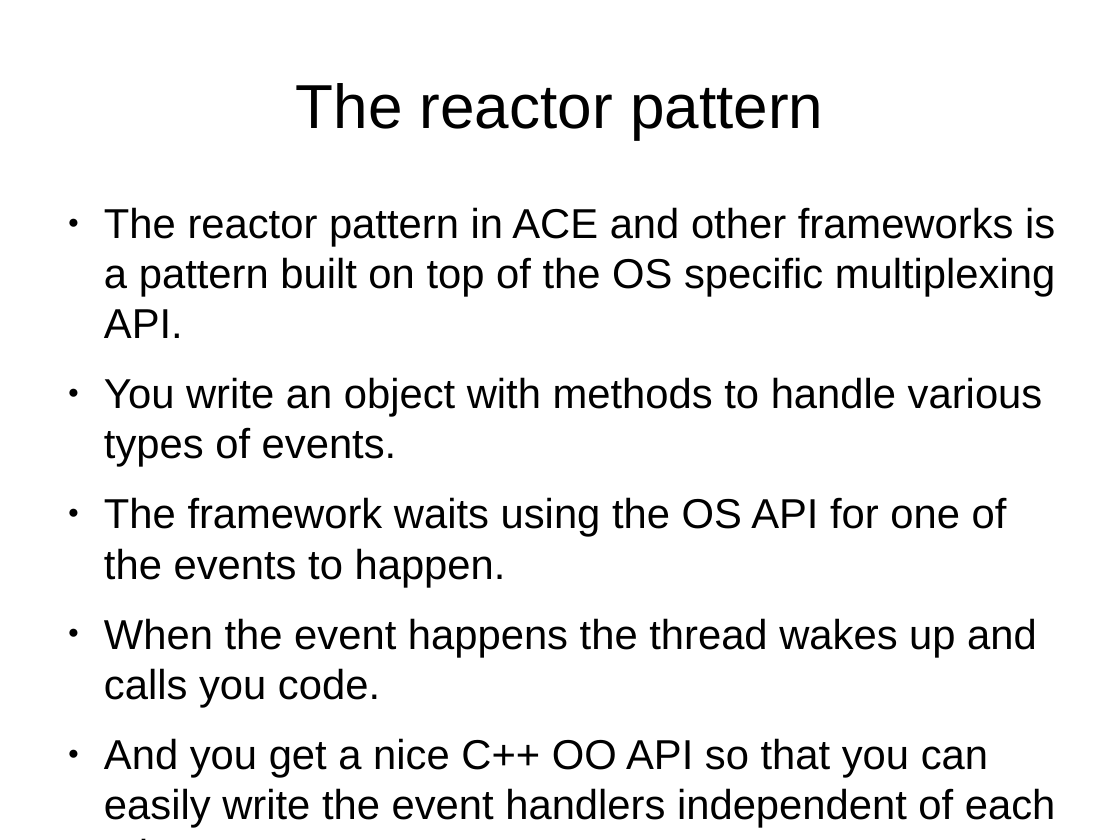
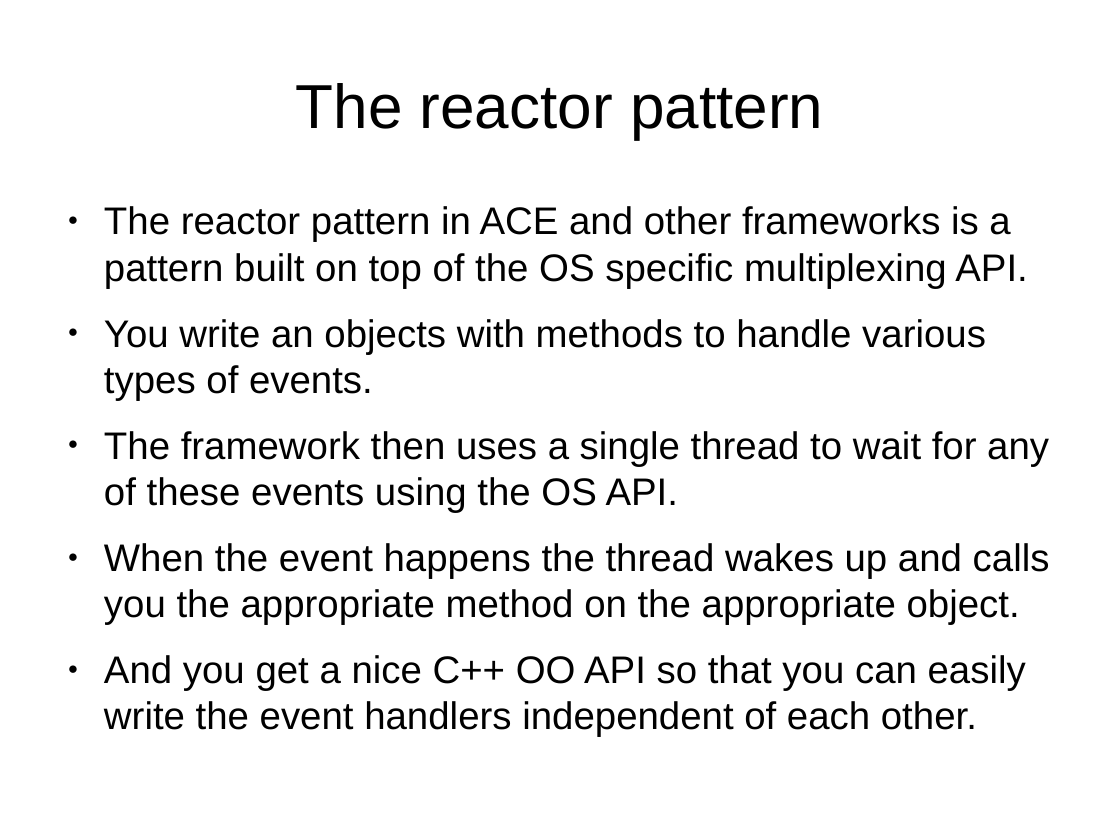
Before and after one commit to veltzer/demos-linux, a slide deck: slide 7 of doc/linux_multiplexing.odp. Drawn at 1120x840 pixels with LibreOffice and Linux fonts; fonts in the diff are those of the drawing. Boxes give left, top, right and bottom in pixels: in the first picture for what was removed or moved away, otherwise in the second. Text is boxed around its words. In the diff, an @@ line names an element or a change of style, - is before the commit and + after.

Commit message:
fixed up this presentation

```diff
--- a/doc/linux_multiplexing.odp
+++ b/doc/linux_multiplexing.odp
@@ text at (104,206,1027,737): size 29.6 to 27.2 pt in "The reactor pattern in ACE and other ...", "And you get a nice C++ OO ..." @@
@@ text at (104,319,1050,625): text changed; size 29.6 to 27.2 pt @@
-● You write an object with methods to handle various types of events.
-● The framework waits using the OS API for one of the events to happen.
-● When the event happens the thread wakes up and calls you code.
+● You write an objects with methods to handle various types of events.
+● The framework then uses a single thread to wait for any of these events using the OS API.
+● When the event happens the thread wakes up and calls you the appropriate method on the appropriate object.
```
Also in this commit, not shown: 8 other slides changed.
